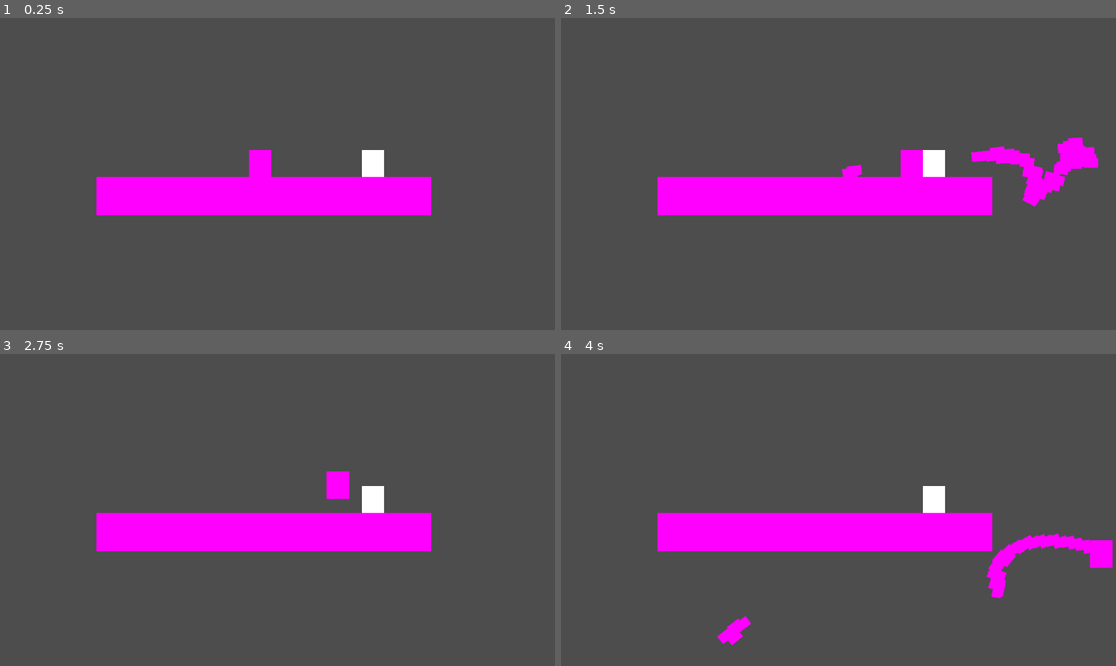
Above: before the commit, frames 1-4 (two rows, left to right).
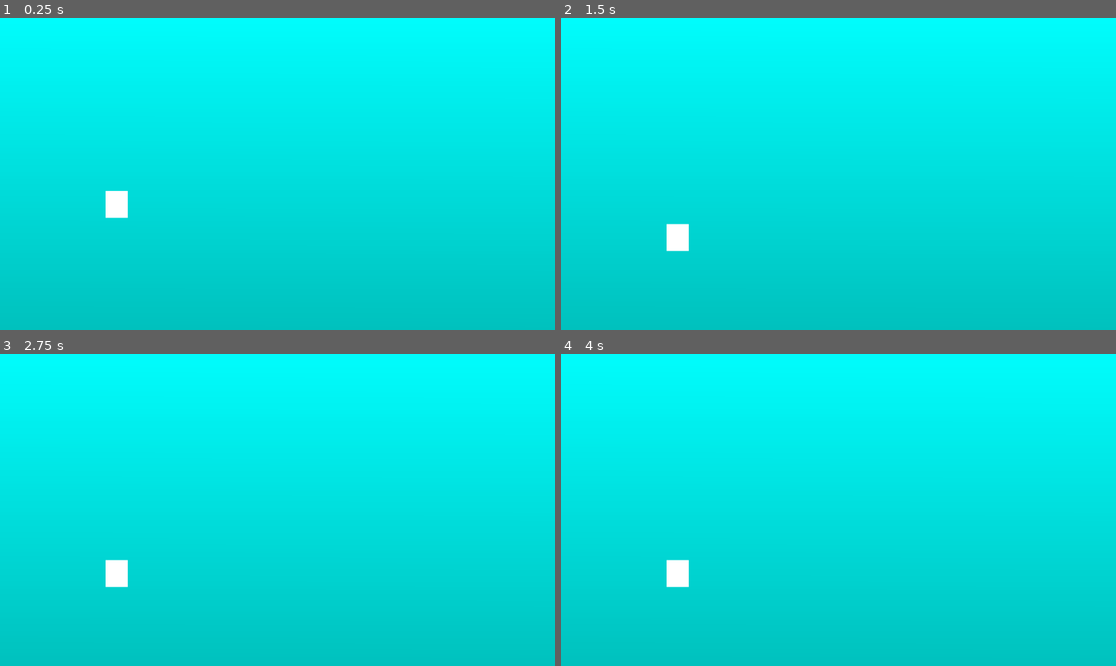
Above: after the commit, the same moments.

Repository: DogeThe1st/fbla_game
Game: Godot game, scene res://Main.tscn
The game is run twice, just before and just after one commit, with the same random seed, the same clock (stepped at 60 frames per second) and the same inputs.
Inputs (mouse positions are in pixels of both pictures, inside the frame that each line leads up to):
- Up to frame 1 (0.25 s): no input
- Up to frame 2 (1.5 s): move the mouse to (960, 158) at 0.52 s; press the mouse at (960, 158) at 0.53 s; hold D (right) from 0.53 s (still down); tap W (up) at 0.77, 1.07 s; right-click (960, 158) at 0.8 s; move the mouse to (727, 189) at 1.27 s; release the mouse at (727, 189) at 1.28 s; right-click (727, 189) at 1.35 s
- Up to frame 3 (2.75 s): tap W (up) at 1.52, 1.82, 2.3 s; tap Shift (shift, bound only after the commit) at 1.55 s; move the mouse to (333, 441) at 2.02 s; release D (right) at 2.03 s; hold A (left) from 2.03 s (still down); hold Shift (shift, bound only after the commit) from 2.03 s (still down)
- Up to frame 4 (4 s): move the mouse to (810, 572) at 2.77 s; release A (left) at 2.78 s; release Shift (shift, bound only after the commit) at 2.78 s; hold D (right) from 2.78 s (still down); tap W (up) at 2.85, 3.02, 3.32, 3.77 s; click (810, 572) at 3.05 s; move the mouse to (1005, 556) at 3.52 s; press the mouse at (1005, 556) at 3.53 s; right-click (1005, 556) at 3.8 s

The runs differ from the first frame. In frame 1, 100% of the frame differs, in the area x 0-100%, y 0-100%; in frame 2, 100%; in frame 3, 100%; in frame 4, 100%.

Commit message:
Added godot project

Diff:
--- a/godot_project/Enemy.gd
+++ b/godot_project/Enemy.gd
@@ -5,7 +5,6 @@
 var screen_size
 var target_velocity = Vector2.ZERO
 var gravity = 400
-var left = 0
 func _ready():
 	screen_size = get_viewport_rect().size
 # Called every frame. 'delta' is the elapsed time since the previous frame.
@@ -13,6 +12,4 @@
 	velocity = target_velocity
 	if not is_on_floor():
 		velocity.y += gravity
-	else:
-		left = 0
 	move_and_slide()
--- a/godot_project/Main.tscn
+++ b/godot_project/Main.tscn
@@ -1,24 +1,81 @@
-[gd_scene load_steps=5 format=3 uid="uid://dwf8xd0qqv7vg"]
+[gd_scene load_steps=10 format=3 uid="uid://dwf8xd0qqv7vg"]
 
 [ext_resource type="Script" path="res://Main.gd" id="1_30cbn"]
 [ext_resource type="PackedScene" uid="uid://co4p4jx6rswgs" path="res://Player.tscn" id="1_dqlkb"]
-[ext_resource type="PackedScene" uid="uid://dyrev142x5xjo" path="res://generic wall.tscn" id="3_62vxg"]
 [ext_resource type="PackedScene" uid="uid://dfywchloiwvlc" path="res://Enemy.tscn" id="4_3vcgx"]
+[ext_resource type="Texture2D" uid="uid://27hqv0y3dew6" path="res://Untitled(2).png" id="5_gba2h"]
+[ext_resource type="Script" path="res://Camera2D.gd" id="5_qeca2"]
+[ext_resource type="Texture2D" uid="uid://dgg28150f2k81" path="res://Untitled(1).png" id="5_un40w"]
+
+[sub_resource type="RectangleShape2D" id="RectangleShape2D_ipawg"]
+size = Vector2(16382, 52)
+
+[sub_resource type="Gradient" id="Gradient_ebkob"]
+colors = PackedColorArray(0, 1, 1, 1, 0, 0.70866, 0.690215, 1)
+
+[sub_resource type="GradientTexture2D" id="GradientTexture2D_p7qbu"]
+gradient = SubResource("Gradient_ebkob")
+repeat = 2
 
 [node name="Node2D" type="Node2D"]
 script = ExtResource("1_30cbn")
 
 [node name="Player" parent="." instance=ExtResource("1_dqlkb")]
-position = Vector2(540, 281)
+z_index = 1
+position = Vector2(576, 324)
+scale = Vector2(0.5, 0.5)
+gravity = 1130
+
+[node name="Enemy" parent="." instance=ExtResource("4_3vcgx")]
+position = Vector2(242, 216)
 scale = Vector2(0.5, 0.5)
 
-[node name="Wall" parent="." instance=ExtResource("3_62vxg")]
-position = Vector2(548, 370)
-scale = Vector2(8.08138, 1.5362)
+[node name="Node2D" type="StaticBody2D" parent="."]
+position = Vector2(-2319, 433)
+collision_mask = 17
 
-[node name="Enemy" parent="." instance=ExtResource("4_3vcgx")]
-position = Vector2(774, 263)
+[node name="Sprite2D" type="TextureRect" parent="Node2D"]
+offset_left = -43.0
+offset_top = -26.0
+offset_right = 179957.0
+offset_bottom = 590.0
+scale = Vector2(0.216, 0.239)
+size_flags_horizontal = 4
+texture = ExtResource("5_un40w")
+stretch_mode = 1
+
+[node name="CollisionShape2D" type="CollisionShape2D" parent="Node2D"]
+position = Vector2(8148, 6)
+shape = SubResource("RectangleShape2D_ipawg")
+
+[node name="Camera2D" type="Camera2D" parent="."]
+position = Vector2(576, 253)
 scale = Vector2(0.5, 0.5)
+script = ExtResource("5_qeca2")
+
+[node name="Marker2D" type="Marker2D" parent="Camera2D"]
+position = Vector2(-860, 0)
+
+[node name="Marker2D2" type="Marker2D" parent="Camera2D"]
+position = Vector2(860, 0)
+
+[node name="TextureRect" type="TextureRect" parent="Camera2D"]
+offset_left = 1162.0
+offset_top = 916.0
+offset_right = 1202.0
+offset_bottom = 956.0
+scale = Vector2(-58.2464, -12.3333)
+texture = ExtResource("5_gba2h")
+
+[node name="TextureRect2" type="TextureRect" parent="Camera2D"]
+z_index = -1
+offset_left = 1212.0
+offset_top = -696.0
+offset_right = 1276.0
+offset_bottom = -632.0
+rotation = 1.57265
+scale = Vector2(25.5633, 38.0781)
+texture = SubResource("GradientTexture2D_p7qbu")
 
 [connection signal="right_click" from="Player" to="." method="_on_player_right_click"]
 [connection signal="shoot" from="Player" to="." method="_on_player_shoot"]
--- a/godot_project/Player.gd
+++ b/godot_project/Player.gd
@@ -2,45 +2,43 @@
 
 signal shoot
 signal right_click
+signal die
 var screen_size
 var direction
-var jumped = false
-var speed = 375
 var target_velocity = Vector2.ZERO
-var gravity = 400
-var left = 0
+var health = 1
+var game = true
+var shifted = 0
+@export var move_speed = 305
+@export var gravity = 400
+@export var jump_force = -600
+
 func _ready():
 	screen_size = get_viewport_rect().size
 	direction = Vector2.ZERO
-# Called every frame. 'delta' is the elapsed time since the previous frame.
+
 func _process(delta):
-	print(is_on_floor())
-	direction = Vector2.ZERO
-	if Input.is_action_pressed("down"):
-		direction.y += 1
-	if Input.is_action_pressed("left"):
-		direction.x -= 1
-	if Input.is_action_pressed("right"):
-		direction.x += 1
-	if Input.is_action_pressed("click"):
-		shoot.emit()
-	if Input.is_action_pressed("right_click"):
-		right_click.emit()
-	direction = direction.normalized()
-	target_velocity.x = direction.x * speed
-	target_velocity.y = direction.y * speed
-	if Input.is_action_pressed("up"):
-		if jumped == false:
-			left = 7
-			jumped = true
-	if left > 0:
-		target_velocity.y -= 1000
-		left -= 1
-	velocity = target_velocity
-	if not is_on_floor():
-		velocity.y += gravity
-		jumped = true
-	else:
-		jumped = false
-		left = 0
-	move_and_slide()
+	if health != 0 and game == true:
+		direction = Vector2.ZERO
+		if Input.is_action_pressed("left"):
+			direction.x -= 1
+		if Input.is_action_pressed("right"):
+			direction.x += 1
+		if Input.is_action_pressed("click"):
+			shoot.emit()
+		if Input.is_action_pressed("right_click"):
+			right_click.emit()
+		if Input.is_action_pressed("shift"):
+			shifted = 1.5
+		else:
+			shifted = 1
+		direction = direction.normalized()
+		target_velocity.x = direction.x * move_speed
+
+		if is_on_floor():
+			if Input.is_action_pressed("up"):
+				target_velocity.y = jump_force
+		else:
+			target_velocity.y += gravity * delta
+		velocity = target_velocity
+		move_and_slide()
--- a/godot_project/Player.tscn
+++ b/godot_project/Player.tscn
@@ -1,8 +1,7 @@
 [gd_scene load_steps=4 format=3 uid="uid://co4p4jx6rswgs"]
 
 [ext_resource type="Script" path="res://Player.gd" id="1_ol1qg"]
-
-[sub_resource type="PlaceholderTexture2D" id="PlaceholderTexture2D_t0qbi"]
+[ext_resource type="Texture2D" uid="uid://crmxq6hxeud3w" path="res://HENRY STICKMIN.png" id="2_4lbqj"]
 
 [sub_resource type="RectangleShape2D" id="RectangleShape2D_es68b"]
 size = Vector2(92, 112)
@@ -11,8 +10,8 @@
 script = ExtResource("1_ol1qg")
 
 [node name="Sprite2D" type="Sprite2D" parent="."]
-scale = Vector2(92.75, 113)
-texture = SubResource("PlaceholderTexture2D_t0qbi")
+scale = Vector2(0.0805478, 0.0468289)
+texture = ExtResource("2_4lbqj")
 
 [node name="CollisionShape2D" type="CollisionShape2D" parent="."]
 shape = SubResource("RectangleShape2D_es68b")
--- a/godot_project/project.godot
+++ b/godot_project/project.godot
@@ -51,6 +51,11 @@
 "events": [Object(InputEventMouseButton,"resource_local_to_scene":false,"resource_name":"","device":-1,"window_id":0,"a …(253 unchanged characters)…
 ]
 }
+shift={
+"deadzone": 0.5,
+"events": [Object(InputEventKey,"resource_local_to_scene":false,"resource_name":"","device":-1,"window_id":0,"alt_pressed":false,"shift_pressed":false,"ctrl_pressed":false,"meta_pressed":false,"pressed":false,"keycode":0,"physical_keycode":4194325,"key_label":0,"unicode":0,"echo":false,"script":null)
+]
+}
 
 [layer_names]
 
--- a/godot_project/projectile.gd
+++ b/godot_project/projectile.gd
@@ -1,7 +1,10 @@
 extends Area2D
 
 var velocity
+var health
 # Called when the node enters the scene tree for the first time.
 func _process(delta):
-	#self.global_position += Vector2(10, 0).rotated(self.global_rotation)
 	move_local_x(10)
+	if self.is_visible() == false:
+		print("im dead")
+		self.queue_free()
--- a/godot_project/projectile.tscn
+++ b/godot_project/projectile.tscn
@@ -1,8 +1,7 @@
 [gd_scene load_steps=4 format=3 uid="uid://cx1asd2sljeop"]
 
 [ext_resource type="Script" path="res://projectile.gd" id="1_2cyl0"]
-
-[sub_resource type="PlaceholderTexture2D" id="PlaceholderTexture2D_h1eit"]
+[ext_resource type="Texture2D" uid="uid://bhbi3b5aq6a0p" path="res://bullet.png" id="2_16twn"]
 
 [sub_resource type="CapsuleShape2D" id="CapsuleShape2D_f66vc"]
 
@@ -12,10 +11,9 @@
 script = ExtResource("1_2cyl0")
 
 [node name="Sprite2D" type="Sprite2D" parent="."]
-position = Vector2(0, -4.76837e-07)
-rotation = 1.5708
-scale = Vector2(20, 30)
-texture = SubResource("PlaceholderTexture2D_h1eit")
+position = Vector2(1, 1)
+scale = Vector2(-0.0509141, 0.0801808)
+texture = ExtResource("2_16twn")
 
 [node name="CollisionShape2D" type="CollisionShape2D" parent="."]
 rotation = 1.5708
